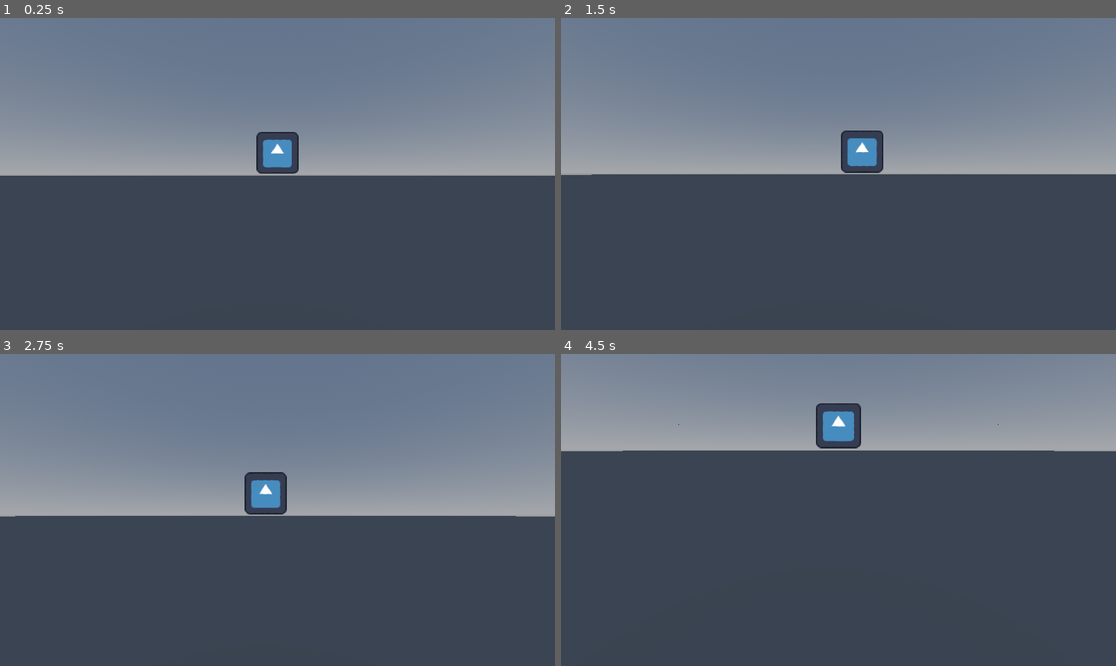
Above: before the commit, frames 1-4 (two rows, left to right).
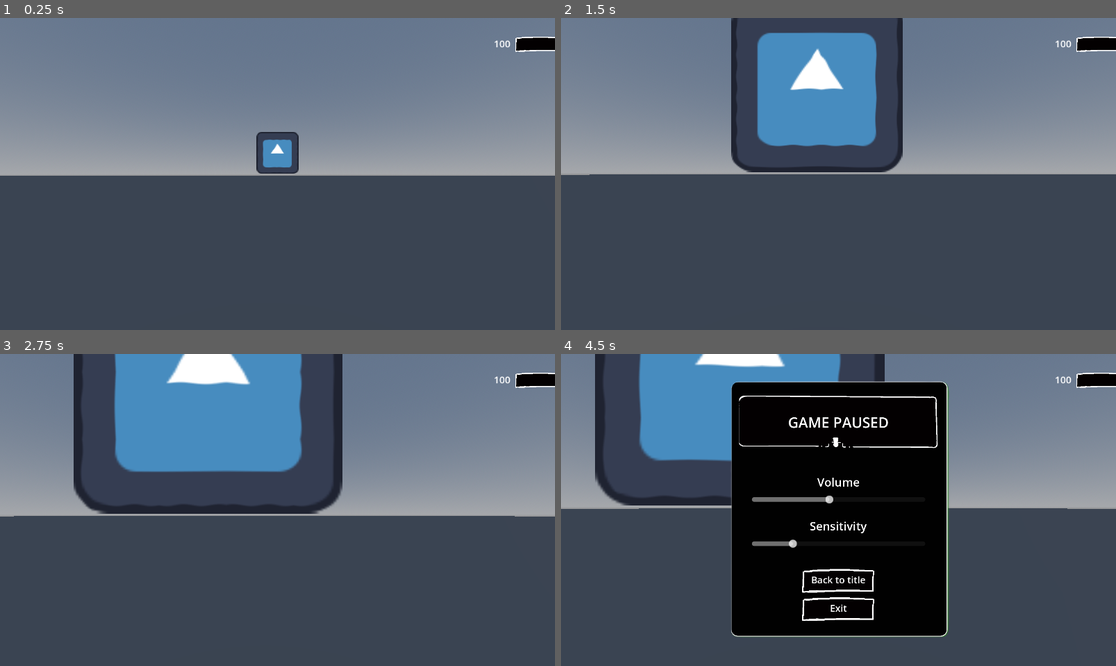
Above: after the commit, the same moments.

Repository: FranciscoAlbiol/nobody-casino-godot
Game: Godot game, scene res://Assets/Scenes/main(testing).tscn
Two runs of this game, one before a commit and one after it. Both use one fixed random seed, a clock stepped at 60 frames per second and the inputs below. The engine's default icon, where the game draws it, is replaced by a stand-in: a white triangle on a blue panel in a dark square.
Inputs (mouse positions are in pixels of both pictures, inside the frame that each line leads up to):
- Up to frame 1 (0.25 s): no input
- Up to frame 2 (1.5 s): tap Enter at 0.5 s; move the mouse to (866, 174) at 0.52 s; hold W (ui_up, bound only after the commit) from 0.53 s (still down); tap E (interact_game) at 0.6 s; move the mouse to (810, 174) at 1.27 s; tap Space (interact_talk) at 1.35 s
- Up to frame 3 (2.75 s): keep holding W (ui_up, bound only after the commit); move the mouse to (288, 503) at 2.02 s; tap E (interact_game) at 2.1 s
- Up to frame 4 (4.5 s): move the mouse to (832, 516) at 2.77 s; tap Space (interact_talk) at 2.85 s; move the mouse to (877, 513) at 3.52 s; tap E (interact_game) at 3.6 s; tap Escape (ui_cancel) at 4.15 s; release W (ui_up, bound only after the commit) at 4.25 s; click (838, 578) at 4.25 s, where only the run after the commit has a clickable "Back to title"

The runs differ from the first frame. In frame 1, 0.4% of the frame differs, in the area x 89-100%, y 6-11%; in frame 2, 15%; in frame 3, 25%; in frame 4, 55%, in the area x 0-100%, y 0-91%.

Commit message:
Add general UI and pause menu
Also fixed camera behaving in strange ways when interacting with NPCs and pause menu

Diff:
--- /dev/null
+++ b/Assets/Prefabs/general_ui.tscn
@@ -0,0 +1,196 @@
+[gd_scene format=3 uid="uid://c7q5tanwr7u6t"]
+
+[ext_resource type="Script" uid="uid://cobk2f8d0twlx" path="res://Assets/Scripts/general_ui.gd" id="1_64wu3"]
+[ext_resource type="Texture2D" uid="uid://tiqgvcrcf44a" path="res://Assets/Sprites/UI/UI_Atlas.tres" id="1_cw4yd"]
+[ext_resource type="Texture2D" uid="uid://dp2bh6mtg0ler" path="res://Assets/Sprites/UI/pause_base.png" id="2_5nihr"]
+
+[node name="General UI" type="Control" unique_id=161449107]
+layout_mode = 3
+anchors_preset = 15
+anchor_right = 1.0
+anchor_bottom = 1.0
+grow_horizontal = 2
+grow_vertical = 2
+script = ExtResource("1_64wu3")
+
+[node name="MoneyIcon" type="TextureRect" parent="." unique_id=441414613]
+layout_mode = 0
+offset_left = 1066.0
+offset_top = 21.0
+offset_right = 1167.0
+offset_bottom = 149.0
+scale = Vector2(0.5, 0.5)
+texture = ExtResource("1_cw4yd")
+stretch_mode = 3
+
+[node name="MoneyText" type="Label" parent="." unique_id=322990602]
+layout_mode = 0
+offset_left = 989.0
+offset_top = 39.0
+offset_right = 1060.0
+offset_bottom = 74.0
+theme_override_font_sizes/font_size = 20
+text = "10000"
+horizontal_alignment = 2
+
+[node name="PauseMenu" type="TextureRect" parent="." unique_id=905372173]
+visible = false
+layout_mode = 1
+anchors_preset = 8
+anchor_left = 0.5
+anchor_top = 0.5
+anchor_right = 0.5
+anchor_bottom = 0.5
+offset_left = -391.5
+offset_top = -454.0
+offset_right = 391.5
+offset_bottom = 454.0
+grow_horizontal = 2
+grow_vertical = 2
+scale = Vector2(0.6, 0.6)
+pivot_offset_ratio = Vector2(0.5, 0.5)
+texture = ExtResource("2_5nihr")
+
+[node name="PausedText" type="Label" parent="PauseMenu" unique_id=2082635324]
+layout_mode = 1
+anchors_preset = 5
+anchor_left = 0.5
+anchor_right = 0.5
+offset_left = -175.0
+offset_top = 115.0
+offset_right = 174.0
+offset_bottom = 184.0
+grow_horizontal = 2
+pivot_offset_ratio = Vector2(0.5, 0)
+theme_override_font_sizes/font_size = 50
+text = "GAME PAUSED"
+
+[node name="VolumeLabel" type="Label" parent="PauseMenu" unique_id=1400422147]
+layout_mode = 1
+anchors_preset = 5
+anchor_left = 0.5
+anchor_right = 0.5
+offset_left = -175.0
+offset_top = 322.33337
+offset_right = 174.0
+offset_bottom = 391.33337
+grow_horizontal = 2
+pivot_offset_ratio = Vector2(0.5, 0)
+theme_override_font_sizes/font_size = 40
+text = "Volume"
+horizontal_alignment = 1
+vertical_alignment = 1
+
+[node name="VolumeSlider" type="HSlider" parent="PauseMenu" unique_id=1355169798]
+layout_mode = 1
+anchors_preset = 5
+anchor_left = 0.5
+anchor_right = 0.5
+offset_left = -150.0
+offset_top = 400.6667
+offset_right = 150.0
+offset_bottom = 416.6667
+grow_horizontal = 2
+scale = Vector2(2, 2)
+pivot_offset_ratio = Vector2(0.5, 0)
+min_value = 0.1
+max_value = 1.0
+step = 0.1
+value = 0.5
+
+[node name="SensitivitySlider2" type="Label" parent="PauseMenu" unique_id=1219182191]
+layout_mode = 1
+anchors_preset = 5
+anchor_left = 0.5
+anchor_right = 0.5
+offset_left = -174.99994
+offset_top = 474.0
+offset_right = 174.00006
+offset_bottom = 543.0
+grow_horizontal = 2
+pivot_offset_ratio = Vector2(0.5, 0)
+theme_override_font_sizes/font_size = 40
+text = "Sensitivity"
+horizontal_alignment = 1
+vertical_alignment = 1
+
+[node name="SensitivitySlider" type="HSlider" parent="PauseMenu" unique_id=758849377]
+layout_mode = 1
+anchors_preset = 5
+anchor_left = 0.5
+anchor_right = 0.5
+offset_left = -150.0
+offset_top = 554.0
+offset_right = 150.0
+offset_bottom = 570.0
+grow_horizontal = 2
+scale = Vector2(2, 2)
+pivot_offset_ratio = Vector2(0.5, 0)
+min_value = 0.1
+max_value = 1.0
+step = 0.1
+value = 0.30000000000000004
+
+[node name="BackTitleButton" type="TextureButton" parent="PauseMenu" unique_id=1999527243]
+layout_mode = 1
+anchors_preset = 5
+anchor_left = 0.5
+anchor_right = 0.5
+offset_left = -103.33325
+offset_top = 649.0
+offset_right = 102.66675
+offset_bottom = 720.0
+grow_horizontal = 2
+scale = Vector2(1.3, 1.3)
+pivot_offset_ratio = Vector2(0.5, 0)
+texture_normal = ExtResource("1_cw4yd")
+
+[node name="Label" type="Label" parent="PauseMenu/BackTitleButton" unique_id=1285437193]
+layout_mode = 1
+anchors_preset = 8
+anchor_left = 0.5
+anchor_top = 0.5
+anchor_right = 0.5
+anchor_bottom = 0.5
+offset_left = -72.5
+offset_top = -17.5
+offset_right = 72.5
+offset_bottom = 17.5
+grow_horizontal = 2
+grow_vertical = 2
+pivot_offset_ratio = Vector2(0.5, 0.5)
+theme_override_font_sizes/font_size = 25
+text = "Back to title"
+
+[node name="BackButton" type="TextureButton" parent="PauseMenu" unique_id=1696281635]
+layout_mode = 1
+anchors_preset = 5
+anchor_left = 0.5
+anchor_right = 0.5
+offset_left = -103.33325
+offset_top = 747.3333
+offset_right = 102.66675
+offset_bottom = 818.3333
+grow_horizontal = 2
+scale = Vector2(1.3, 1.3)
+pivot_offset_ratio = Vector2(0.5, 0)
+texture_normal = ExtResource("1_cw4yd")
+
+[node name="Label" type="Label" parent="PauseMenu/BackButton" unique_id=462772793]
+layout_mode = 1
+anchors_preset = 8
+anchor_left = 0.5
+anchor_top = 0.5
+anchor_right = 0.5
+anchor_bottom = 0.5
+offset_left = -72.5
+offset_top = -17.5
+offset_right = 72.5
+offset_bottom = 17.5
+grow_horizontal = 2
+grow_vertical = 2
+pivot_offset_ratio = Vector2(0.5, 0.5)
+theme_override_font_sizes/font_size = 25
+text = "Exit"
+horizontal_alignment = 1
+vertical_alignment = 1
--- a/Assets/Prefabs/player.tscn
+++ b/Assets/Prefabs/player.tscn
@@ -3,6 +3,7 @@
 [ext_resource type="Script" uid="uid://bbm217y677pmx" path="res://Assets/Scripts/player_movement.gd" id="1_l4mef"]
 [ext_resource type="Script" uid="uid://b1qtftt344y2k" path="res://Assets/Scripts/Player_Interaction.gd" id="2_tgki7"]
 [ext_resource type="Texture2D" uid="uid://cyvakgwow6dv" path="res://icon.svg" id="3_ebihn"]
+[ext_resource type="PackedScene" uid="uid://c7q5tanwr7u6t" path="res://Assets/Prefabs/general_ui.tscn" id="3_x4ukv"]
 
 [sub_resource type="CapsuleMesh" id="CapsuleMesh_poxnu"]
 
@@ -34,6 +35,9 @@
 
 [node name="RayCast3D" type="RayCast3D" parent="Camera3D" unique_id=1720866225]
 
+[node name="General UI" parent="." unique_id=161449107 instance=ExtResource("3_x4ukv")]
+mouse_filter = 2
+
 [node name="Player UI" type="Control" parent="." unique_id=1094032563]
 layout_mode = 3
 anchors_preset = 0
--- a/Assets/Scenes/main(testing).tscn
+++ b/Assets/Scenes/main(testing).tscn
@@ -58,25 +58,25 @@
 shadow_enabled = true
 sky_mode = 1
 
-[node name="cube_test" type="MeshInstance3D" parent="." unique_id=1946014716 node_paths=PackedStringArray("interactable_camera")]
+[node name="NPC_mas o menos montado" type="MeshInstance3D" parent="." unique_id=1946014716 node_paths=PackedStringArray("interactable_camera")]
 transform = Transform3D(1, 0, 0, 0, 1, 0, 0, 0, 1, 0, 1, -5.2149124)
 script = ExtResource("2_a5065")
 interactable_camera = NodePath("NPC_Example/interaction_test_camera")
 dialogue_json = "res://Assets/Dialogue/dialogue_test.json"
 
-[node name="StaticBody3D" type="StaticBody3D" parent="cube_test" unique_id=1073172779]
+[node name="StaticBody3D" type="StaticBody3D" parent="NPC_mas o menos montado" unique_id=1073172779]
 transform = Transform3D(1, 0, 0, 0, 1, 0, 0, 0, 1, 0, 0, -1.5571079)
 
-[node name="CollisionShape3D" type="CollisionShape3D" parent="cube_test/StaticBody3D" unique_id=1683407702]
+[node name="CollisionShape3D" type="CollisionShape3D" parent="NPC_mas o menos montado/StaticBody3D" unique_id=1683407702]
 transform = Transform3D(1, 0, 0, 0, 1, 0, 0, 0, 1, 0, 0, 0.53527117)
 shape = SubResource("BoxShape3D_rg1sq")
 
-[node name="NPC_Example" type="Sprite3D" parent="cube_test" unique_id=1511726362]
+[node name="NPC_Example" type="Sprite3D" parent="NPC_mas o menos montado" unique_id=1511726362]
 transform = Transform3D(1, 0, 0, 0, 1, 0, 0, 0, 1, 0, 0, -0.99175835)
 material_override = SubResource("ShaderMaterial_y4xre")
 texture = ExtResource("5_t8s3k")
 
-[node name="interaction_test_camera" type="Camera3D" parent="cube_test/NPC_Example" unique_id=1438568812]
+[node name="interaction_test_camera" type="Camera3D" parent="NPC_mas o menos montado/NPC_Example" unique_id=1438568812]
 transform = Transform3D(1, 0, 0, 0, 1, 0, 0, 0, 1, 0, 0, 1.0604334)
 
 [node name="WorldEnvironment" type="WorldEnvironment" parent="." unique_id=1220396770]
--- a/Assets/Scripts/game_manager.gd
+++ b/Assets/Scripts/game_manager.gd
@@ -1,2 +1,4 @@
 extends Node
 var player_interaction: Player_Interaction
+var player: PlayerMovement
+var current_money: int = 100
--- /dev/null
+++ b/Assets/Scripts/general_ui.gd
@@ -0,0 +1,26 @@
+extends Control
+@onready var money_text: Label = $MoneyText
+@onready var pause_menu: TextureRect = $PauseMenu
+@onready var back_button: TextureButton = $PauseMenu/BackButton
+
+# Called when the node enters the scene tree for the first time.
+func _ready() -> void:
+	back_button.pressed.connect(toggle_pause)
+
+
+func _process(delta: float) -> void:
+	#esto seguramente se pueda hacer con signals en lugar de hacerlo cada frame
+	money_text.text = str(GameManager.current_money)
+	if Input.is_action_just_pressed("ui_cancel"):
+		toggle_pause()
+
+func toggle_pause():
+	if not pause_menu.visible:
+		Input.mouse_mode = Input.MOUSE_MODE_VISIBLE
+		pause_menu.visible = true
+		GameManager.player_interaction.is_interacting = true
+
+	else:
+		Input.mouse_mode = Input.MOUSE_MODE_CAPTURED
+		GameManager.player_interaction.is_interacting = false
+		pause_menu.visible = false
--- a/Assets/Scripts/player_movement.gd
+++ b/Assets/Scripts/player_movement.gd
@@ -1,4 +1,5 @@
 extends CharacterBody3D
+class_name PlayerMovement
 
 @export var sensitivity: float = 0.002
 
@@ -8,14 +9,13 @@
 @onready var camera_3d: Camera3D = %Camera3D
 
 func _ready() -> void:
+	GameManager.player = self
 	camera_3d.current = true
 	Input.set_mouse_mode(Input.MOUSE_MODE_CAPTURED)
 
 func _unhandled_input(event: InputEvent) -> void:
-	if not is_multiplayer_authority():
-		return
 
-	if event is InputEventMouseMotion:
+	if event is InputEventMouseMotion and not GameManager.player_interaction.is_interacting:
 		rotate_y(-event.relative.x * sensitivity)
 		camera_3d.rotate_x(-event.relative.y * sensitivity)
 		camera_3d.rotation.x = clamp(camera_3d.rotation.x, deg_to_rad(-90), deg_to_rad(90))
--- /dev/null
+++ b/Assets/Sprites/UI/UI_Atlas.tres
@@ -0,0 +1,7 @@
+[gd_resource type="AtlasTexture" format=3 uid="uid://tiqgvcrcf44a"]
+
+[ext_resource type="Texture2D" uid="uid://cwbdqwmgrnulf" path="res://Assets/Sprites/UI/General_UI.png" id="1_oxkkq"]
+
+[resource]
+atlas = ExtResource("1_oxkkq")
+region = Rect2(9.360921, 97.31967, 206.7221, 71.405075)
--- a/project.godot
+++ b/project.godot
@@ -22,6 +22,34 @@
 
 [input]
 
+ui_left={
+"deadzone": 0.5,
+"events": [Object(InputEventJoypadButton,"resource_local_to_scene":false,"resource_name":"","device":-1,"button_index":13,"pressure":0.0,"pressed":false,"script":null)
+, Object(InputEventJoypadMotion,"resource_local_to_scene":false,"resource_name":"","device":-1,"axis":0,"axis_value":-1.0,"script":null)
+, Object(InputEventKey,"resource_local_to_scene":false,"resource_name":"","device":-1,"window_id":0,"alt_pressed":false,"shift_pressed":false,"ctrl_pressed":false,"meta_pressed":false,"pressed":false,"keycode":0,"physical_keycode":65,"key_label":0,"unicode":97,"location":0,"echo":false,"script":null)
+]
+}
+ui_right={
+"deadzone": 0.5,
+"events": [Object(InputEventJoypadButton,"resource_local_to_scene":false,"resource_name":"","device":-1,"button_index":14,"pressure":0.0,"pressed":false,"script":null)
+, Object(InputEventJoypadMotion,"resource_local_to_scene":false,"resource_name":"","device":-1,"axis":0,"axis_value":1.0,"script":null)
+, Object(InputEventKey,"resource_local_to_scene":false,"resource_name":"","device":-1,"window_id":0,"alt_pressed":false,"shift_pressed":false,"ctrl_pressed":false,"meta_pressed":false,"pressed":false,"keycode":0,"physical_keycode":68,"key_label":0,"unicode":100,"location":0,"echo":false,"script":null)
+]
+}
+ui_up={
+"deadzone": 0.5,
+"events": [Object(InputEventJoypadButton,"resource_local_to_scene":false,"resource_name":"","device":-1,"button_index":11,"pressure":0.0,"pressed":false,"script":null)
+, Object(InputEventJoypadMotion,"resource_local_to_scene":false,"resource_name":"","device":-1,"axis":1,"axis_value":-1.0,"script":null)
+, Object(InputEventKey,"resource_local_to_scene":false,"resource_name":"","device":-1,"window_id":0,"alt_pressed":false,"shift_pressed":false,"ctrl_pressed":false,"meta_pressed":false,"pressed":false,"keycode":0,"physical_keycode":87,"key_label":0,"unicode":119,"location":0,"echo":false,"script":null)
+]
+}
+ui_down={
+"deadzone": 0.5,
+"events": [Object(InputEventJoypadButton,"resource_local_to_scene":false,"resource_name":"","device":-1,"button_index":12,"pressure":0.0,"pressed":false,"script":null)
+, Object(InputEventJoypadMotion,"resource_local_to_scene":false,"resource_name":"","device":-1,"axis":1,"axis_value":1.0,"script":null)
+, Object(InputEventKey,"resource_local_to_scene":false,"resource_name":"","device":-1,"window_id":0,"alt_pressed":false,"shift_pressed":false,"ctrl_pressed":false,"meta_pressed":false,"pressed":false,"keycode":0,"physical_keycode":83,"key_label":0,"unicode":115,"location":0,"echo":false,"script":null)
+]
+}
 interact_game={
 "deadzone": 0.2,
 "events": [Object(InputEventKey,"resource_local_to_scene":false,"resource_name":"","device":-1,"window_id":0,"alt_press …(192 unchanged characters)…
Not shown, added: Assets/Scripts/general_ui.gd.uid
Binary file added: Assets/Sprites/UI/General_UI.png
Not shown, added: Assets/Sprites/UI/General_UI.png.import
Binary file added: Assets/Sprites/UI/pause_base.png
Not shown, added: Assets/Sprites/UI/pause_base.png.import
